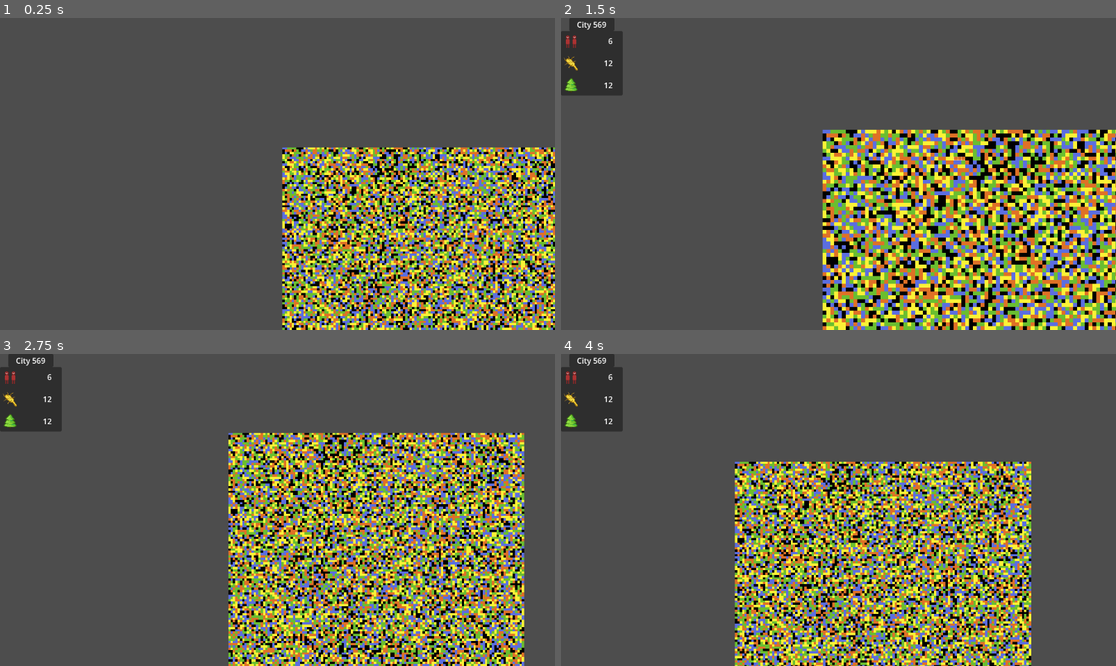
Above: before the commit, frames 1-4 (two rows, left to right).
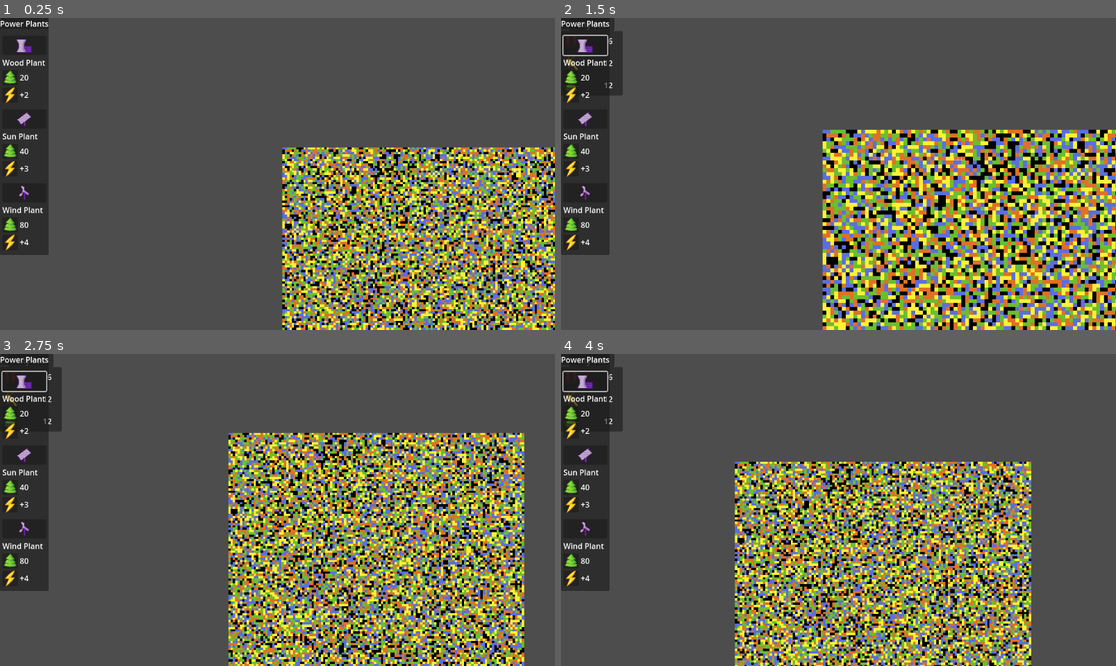
Above: after the commit, the same moments.

Repository: ThreeCoffees/cassini-hackathon
Game: Godot game, scene res://test_scenes/domi/tilemap_gen_test.tscn
The game is run twice, just before and just after one commit, with the same random seed, the same clock (stepped at 60 frames per second) and the same inputs.
Inputs (mouse positions are in pixels of both pictures, inside the frame that each line leads up to):
- Up to frame 1 (0.25 s): no input
- Up to frame 2 (1.5 s): click (583, 46) at 0.52 s; tap Enter at 1.25 s; move the mouse to (960, 158) at 1.27 s; hold D (right) from 1.28 s (still down); hold Mouse wheel up (zoom_in) from 1.28 s (still down); click (960, 158) at 1.42 s
- Up to frame 3 (2.75 s): move the mouse to (166, 525) at 2.02 s; release D (right) at 2.03 s; release Mouse wheel up (zoom_in) at 2.03 s; hold S (down) from 2.03 s (still down); tap Mouse wheel down (zoom_out) at 2.1 s
- Up to frame 4 (4 s): move the mouse to (894, 441) at 2.77 s; release S (down) at 2.78 s; hold D (right) 2.78-3.53 s; hold Mouse wheel up (zoom_in) 2.78-3.53 s; move the mouse to (810, 572) at 3.52 s; hold W (up) from 3.53 s (still down); tap Mouse wheel down (zoom_out) at 3.6 s; click (810, 572) at 3.67 s

The runs differ from the first frame. In frame 1, 6.5% of the frame differs, in the area x 0-9%, y 0-76%; in frame 2, 5.1%; in frame 3, 5.1%; in frame 4, 5.1%.

Commit message:
dodwanie z ui

Diff:
--- a/scripts/power_plants/power_plant.gd
+++ b/scripts/power_plants/power_plant.gd
@@ -11,7 +11,6 @@
 }
 
 func _init(position : Vector2i, type : PlantTypes):
-	#plant_position = to_global(position)
 	plant_position = position
 	global_position = plant_position
 	print(plant_position)
@@ -19,8 +18,10 @@
 	match plant_type:
 		PlantTypes.WOOD:
 			energy_production_multiplier = 2
+			texture = load("res://assets/icons/power_plant.png")
 		PlantTypes.SUN:
 			energy_production_multiplier = 3
+			texture = load("res://assets/icons/sun_plant.png")
 		PlantTypes.WIND:
 			energy_production_multiplier = 4
-	texture = load("res://assets/icons/power_plant.png")
+			texture = load("res://assets/icons/wind_plant.png")
--- a/scripts/power_plants/power_plant_placer.gd
+++ b/scripts/power_plants/power_plant_placer.gd
@@ -1,5 +1,13 @@
 class_name PowerPlantPlacer extends Node
 
+var plant_type : int = -1
+
+
+func OnPlantPicked(type : int):
+	plant_type = type
+
 func OnPositionPicked(position : Vector2i):
-	var new_plant = PowerPlant.new(position, 0 as PowerPlant.PlantTypes)
-	add_child(new_plant)
+	if (plant_type != -1):
+		var new_plant = PowerPlant.new(position, plant_type as PowerPlant.PlantTypes)
+		add_child(new_plant)
+		plant_type = -1
--- a/scripts/power_plants/power_plant_signal_controller.gd
+++ b/scripts/power_plants/power_plant_signal_controller.gd
@@ -3,5 +3,10 @@
 func _ready():
 	var terrain_tilemap = get_node("/root/TilemapGenTest/Tilemap/TerrainTilemapLayer")
 	var plant_placer = get_node("/root/TilemapGenTest/PowerPlants/PowerPlantPlacer")
-
+	var button1 = get_node("/root/TilemapGenTest/GUI/PowerPlantUi/PowerPlantAdder/PanelContainer/VBoxContainer/MarginContainer/VBoxContainer/MarginContainer/VBoxContainer/Button")
+	var button2 = get_node("/root/TilemapGenTest/GUI/PowerPlantUi/PowerPlantAdder/PanelContainer/VBoxContainer/MarginContainer/VBoxContainer/MarginContainer2/VBoxContainer/Button")
+	var button3 = get_node("/root/TilemapGenTest/GUI/PowerPlantUi/PowerPlantAdder/PanelContainer/VBoxContainer/MarginContainer/VBoxContainer/MarginContainer3/VBoxContainer/Button")
 	terrain_tilemap.plant_position_picked.connect(plant_placer.OnPositionPicked)
+	button1.plant_chosen.connect(plant_placer.OnPlantPicked)
+	button2.plant_chosen.connect(plant_placer.OnPlantPicked)
+	button3.plant_chosen.connect(plant_placer.OnPlantPicked)
--- /dev/null
+++ b/scripts/ui/plant_adder.gd
@@ -0,0 +1,12 @@
+class_name PowerPlantAdder extends BaseButton
+
+@export var type : int
+
+signal plant_chosen(type : int)
+
+func _ready():
+	pressed.connect(on_press)
+
+
+func on_press():
+	plant_chosen.emit(type)
--- /dev/null
+++ b/test_scenes/domi/power_plant_ui.tscn
@@ -0,0 +1,198 @@
+[gd_scene load_steps=7 format=3 uid="uid://dxpgv4ohmfogx"]
+
+[ext_resource type="Texture2D" uid="uid://dttp0nhfw60md" path="res://assets/icons/power_plant.png" id="1_un1on"]
+[ext_resource type="Texture2D" uid="uid://b32e3x6esqrwi" path="res://assets/icons/tree.png" id="2_j14n6"]
+[ext_resource type="Script" uid="uid://dgo3ajjwuhd4n" path="res://scripts/ui/plant_adder.gd" id="2_xbog7"]
+[ext_resource type="Texture2D" uid="uid://rjcikbm6818l" path="res://assets/icons/power.png" id="3_xbog7"]
+[ext_resource type="Texture2D" uid="uid://dlm2c7enxfm08" path="res://assets/icons/sun_plant.png" id="4_j14n6"]
+[ext_resource type="Texture2D" uid="uid://d1mht5bwg8527" path="res://assets/icons/wind_plant.png" id="4_v52ok"]
+
+[node name="PowerPlantUi" type="Node2D"]
+
+[node name="PowerPlantAdder" type="Control" parent="."]
+layout_mode = 3
+anchors_preset = 0
+offset_right = 40.0
+offset_bottom = 40.0
+
+[node name="PanelContainer" type="PanelContainer" parent="PowerPlantAdder"]
+layout_mode = 0
+offset_right = 40.0
+offset_bottom = 40.0
+
+[node name="VBoxContainer" type="VBoxContainer" parent="PowerPlantAdder/PanelContainer"]
+layout_mode = 2
+
+[node name="PanelContainer" type="PanelContainer" parent="PowerPlantAdder/PanelContainer/VBoxContainer"]
+layout_mode = 2
+
+[node name="Label" type="Label" parent="PowerPlantAdder/PanelContainer/VBoxContainer/PanelContainer"]
+layout_mode = 2
+text = "Power Plants"
+
+[node name="MarginContainer" type="MarginContainer" parent="PowerPlantAdder/PanelContainer/VBoxContainer"]
+layout_mode = 2
+theme_override_constants/margin_left = 5
+theme_override_constants/margin_top = 5
+theme_override_constants/margin_right = 5
+theme_override_constants/margin_bottom = 5
+
+[node name="VBoxContainer" type="VBoxContainer" parent="PowerPlantAdder/PanelContainer/VBoxContainer/MarginContainer"]
+layout_mode = 2
+
+[node name="MarginContainer" type="MarginContainer" parent="PowerPlantAdder/PanelContainer/VBoxContainer/MarginContainer/VBoxContainer"]
+layout_mode = 2
+theme_override_constants/margin_top = 5
+theme_override_constants/margin_bottom = 5
+
+[node name="VBoxContainer" type="VBoxContainer" parent="PowerPlantAdder/PanelContainer/VBoxContainer/MarginContainer/VBoxContainer/MarginContainer"]
+layout_mode = 2
+
+[node name="Button" type="Button" parent="PowerPlantAdder/PanelContainer/VBoxContainer/MarginContainer/VBoxContainer/MarginContainer/VBoxContainer"]
+layout_mode = 2
+icon = ExtResource("1_un1on")
+icon_alignment = 1
+script = ExtResource("2_xbog7")
+
+[node name="Label" type="Label" parent="PowerPlantAdder/PanelContainer/VBoxContainer/MarginContainer/VBoxContainer/MarginContainer/VBoxContainer"]
+layout_mode = 2
+text = "Wood Plant"
+
+[node name="Wood Plant Cost" type="VBoxContainer" parent="PowerPlantAdder/PanelContainer/VBoxContainer/MarginContainer/VBoxContainer/MarginContainer/VBoxContainer"]
+layout_mode = 2
+
+[node name="HBoxContainer" type="HBoxContainer" parent="PowerPlantAdder/PanelContainer/VBoxContainer/MarginContainer/VBoxContainer/MarginContainer/VBoxContainer/Wood Plant Cost"]
+layout_mode = 2
+
+[node name="PanelContainer" type="PanelContainer" parent="PowerPlantAdder/PanelContainer/VBoxContainer/MarginContainer/VBoxContainer/MarginContainer/VBoxContainer/Wood Plant Cost/HBoxContainer"]
+layout_mode = 2
+
+[node name="TextureRect" type="TextureRect" parent="PowerPlantAdder/PanelContainer/VBoxContainer/MarginContainer/VBoxContainer/MarginContainer/VBoxContainer/Wood Plant Cost/HBoxContainer/PanelContainer"]
+layout_mode = 2
+texture = ExtResource("2_j14n6")
+
+[node name="Label" type="Label" parent="PowerPlantAdder/PanelContainer/VBoxContainer/MarginContainer/VBoxContainer/MarginContainer/VBoxContainer/Wood Plant Cost/HBoxContainer"]
+layout_mode = 2
+text = "20"
+horizontal_alignment = 2
+
+[node name="HBoxContainer2" type="HBoxContainer" parent="PowerPlantAdder/PanelContainer/VBoxContainer/MarginContainer/VBoxContainer/MarginContainer/VBoxContainer/Wood Plant Cost"]
+layout_mode = 2
+
+[node name="PanelContainer" type="PanelContainer" parent="PowerPlantAdder/PanelContainer/VBoxContainer/MarginContainer/VBoxContainer/MarginContainer/VBoxContainer/Wood Plant Cost/HBoxContainer2"]
+layout_mode = 2
+
+[node name="TextureRect" type="TextureRect" parent="PowerPlantAdder/PanelContainer/VBoxContainer/MarginContainer/VBoxContainer/MarginContainer/VBoxContainer/Wood Plant Cost/HBoxContainer2/PanelContainer"]
+layout_mode = 2
+texture = ExtResource("3_xbog7")
+
+[node name="Label" type="Label" parent="PowerPlantAdder/PanelContainer/VBoxContainer/MarginContainer/VBoxContainer/MarginContainer/VBoxContainer/Wood Plant Cost/HBoxContainer2"]
+layout_mode = 2
+text = "+2"
+horizontal_alignment = 2
+
+[node name="MarginContainer2" type="MarginContainer" parent="PowerPlantAdder/PanelContainer/VBoxContainer/MarginContainer/VBoxContainer"]
+layout_mode = 2
+theme_override_constants/margin_top = 5
+theme_override_constants/margin_bottom = 5
+
+[node name="VBoxContainer" type="VBoxContainer" parent="PowerPlantAdder/PanelContainer/VBoxContainer/MarginContainer/VBoxContainer/MarginContainer2"]
+layout_mode = 2
+
+[node name="Button" type="Button" parent="PowerPlantAdder/PanelContainer/VBoxContainer/MarginContainer/VBoxContainer/MarginContainer2/VBoxContainer"]
+layout_mode = 2
+icon = ExtResource("4_j14n6")
+icon_alignment = 1
+script = ExtResource("2_xbog7")
+type = 1
+metadata/type = 1
+
+[node name="Label2" type="Label" parent="PowerPlantAdder/PanelContainer/VBoxContainer/MarginContainer/VBoxContainer/MarginContainer2/VBoxContainer"]
+layout_mode = 2
+text = "Sun Plant"
+
+[node name="SunPlantCost" type="VBoxContainer" parent="PowerPlantAdder/PanelContainer/VBoxContainer/MarginContainer/VBoxContainer/MarginContainer2/VBoxContainer"]
+layout_mode = 2
+
+[node name="HBoxContainer2" type="HBoxContainer" parent="PowerPlantAdder/PanelContainer/VBoxContainer/MarginContainer/VBoxContainer/MarginContainer2/VBoxContainer/SunPlantCost"]
+layout_mode = 2
+
+[node name="PanelContainer" type="PanelContainer" parent="PowerPlantAdder/PanelContainer/VBoxContainer/MarginContainer/VBoxContainer/MarginContainer2/VBoxContainer/SunPlantCost/HBoxContainer2"]
+layout_mode = 2
+
+[node name="TextureRect" type="TextureRect" parent="PowerPlantAdder/PanelContainer/VBoxContainer/MarginContainer/VBoxContainer/MarginContainer2/VBoxContainer/SunPlantCost/HBoxContainer2/PanelContainer"]
+layout_mode = 2
+texture = ExtResource("2_j14n6")
+
+[node name="Label" type="Label" parent="PowerPlantAdder/PanelContainer/VBoxContainer/MarginContainer/VBoxContainer/MarginContainer2/VBoxContainer/SunPlantCost/HBoxContainer2"]
+layout_mode = 2
+text = "40"
+horizontal_alignment = 2
+
+[node name="HBoxContainer3" type="HBoxContainer" parent="PowerPlantAdder/PanelContainer/VBoxContainer/MarginContainer/VBoxContainer/MarginContainer2/VBoxContainer/SunPlantCost"]
+layout_mode = 2
+
+[node name="PanelContainer" type="PanelContainer" parent="PowerPlantAdder/PanelContainer/VBoxContainer/MarginContainer/VBoxContainer/MarginContainer2/VBoxContainer/SunPlantCost/HBoxContainer3"]
+layout_mode = 2
+
+[node name="TextureRect" type="TextureRect" parent="PowerPlantAdder/PanelContainer/VBoxContainer/MarginContainer/VBoxContainer/MarginContainer2/VBoxContainer/SunPlantCost/HBoxContainer3/PanelContainer"]
+layout_mode = 2
+texture = ExtResource("3_xbog7")
+
+[node name="Label" type="Label" parent="PowerPlantAdder/PanelContainer/VBoxContainer/MarginContainer/VBoxContainer/MarginContainer2/VBoxContainer/SunPlantCost/HBoxContainer3"]
+layout_mode = 2
+text = "+3"
+horizontal_alignment = 2
+
+[node name="MarginContainer3" type="MarginContainer" parent="PowerPlantAdder/PanelContainer/VBoxContainer/MarginContainer/VBoxContainer"]
+layout_mode = 2
+theme_override_constants/margin_top = 5
+theme_override_constants/margin_bottom = 5
+
+[node name="VBoxContainer" type="VBoxContainer" parent="PowerPlantAdder/PanelContainer/VBoxContainer/MarginContainer/VBoxContainer/MarginContainer3"]
+layout_mode = 2
+
+[node name="Button" type="Button" parent="PowerPlantAdder/PanelContainer/VBoxContainer/MarginContainer/VBoxContainer/MarginContainer3/VBoxContainer"]
+layout_mode = 2
+icon = ExtResource("4_v52ok")
+icon_alignment = 1
+script = ExtResource("2_xbog7")
+type = 2
+metadata/type = 2
+
+[node name="Label3" type="Label" parent="PowerPlantAdder/PanelContainer/VBoxContainer/MarginContainer/VBoxContainer/MarginContainer3/VBoxContainer"]
+layout_mode = 2
+text = "Wind Plant"
+
+[node name="WindPlantCost" type="VBoxContainer" parent="PowerPlantAdder/PanelContainer/VBoxContainer/MarginContainer/VBoxContainer/MarginContainer3/VBoxContainer"]
+layout_mode = 2
+
+[node name="HBoxContainer2" type="HBoxContainer" parent="PowerPlantAdder/PanelContainer/VBoxContainer/MarginContainer/VBoxContainer/MarginContainer3/VBoxContainer/WindPlantCost"]
+layout_mode = 2
+
+[node name="PanelContainer" type="PanelContainer" parent="PowerPlantAdder/PanelContainer/VBoxContainer/MarginContainer/VBoxContainer/MarginContainer3/VBoxContainer/WindPlantCost/HBoxContainer2"]
+layout_mode = 2
+
+[node name="TextureRect" type="TextureRect" parent="PowerPlantAdder/PanelContainer/VBoxContainer/MarginContainer/VBoxContainer/MarginContainer3/VBoxContainer/WindPlantCost/HBoxContainer2/PanelContainer"]
+layout_mode = 2
+texture = ExtResource("2_j14n6")
+
+[node name="Label" type="Label" parent="PowerPlantAdder/PanelContainer/VBoxContainer/MarginContainer/VBoxContainer/MarginContainer3/VBoxContainer/WindPlantCost/HBoxContainer2"]
+layout_mode = 2
+text = "80"
+horizontal_alignment = 2
+
+[node name="HBoxContainer3" type="HBoxContainer" parent="PowerPlantAdder/PanelContainer/VBoxContainer/MarginContainer/VBoxContainer/MarginContainer3/VBoxContainer/WindPlantCost"]
+layout_mode = 2
+
+[node name="PanelContainer" type="PanelContainer" parent="PowerPlantAdder/PanelContainer/VBoxContainer/MarginContainer/VBoxContainer/MarginContainer3/VBoxContainer/WindPlantCost/HBoxContainer3"]
+layout_mode = 2
+
+[node name="TextureRect" type="TextureRect" parent="PowerPlantAdder/PanelContainer/VBoxContainer/MarginContainer/VBoxContainer/MarginContainer3/VBoxContainer/WindPlantCost/HBoxContainer3/PanelContainer"]
+layout_mode = 2
+texture = ExtResource("3_xbog7")
+
+[node name="Label" type="Label" parent="PowerPlantAdder/PanelContainer/VBoxContainer/MarginContainer/VBoxContainer/MarginContainer3/VBoxContainer/WindPlantCost/HBoxContainer3"]
+layout_mode = 2
+text = "+4"
+horizontal_alignment = 2
--- a/test_scenes/domi/tilemap_gen_test.tscn
+++ b/test_scenes/domi/tilemap_gen_test.tscn
@@ -6,6 +6,7 @@
 [ext_resource type="Script" uid="uid://bdl5rqghktdon" path="res://scripts/tilemaps/terrain_generator.gd" id="4_bxxfh"]
 [ext_resource type="PackedScene" uid="uid://drttlxlck2el7" path="res://scenes/camera/ZoomingCamera2D.tscn" id="5_ar8tl"]
 [ext_resource type="PackedScene" uid="uid://8qhk40k3dt5s" path="res://scenes/ui/city_inspector.tscn" id="6_yfuy2"]
+[ext_resource type="PackedScene" uid="uid://dxpgv4ohmfogx" path="res://test_scenes/domi/power_plant_ui.tscn" id="7_bxxfh"]
 [ext_resource type="Script" uid="uid://coe73blebgo2" path="res://scripts/power_plants/power_plant_placer.gd" id="7_l7ifh"]
 [ext_resource type="Script" uid="uid://df2bdyuux227f" path="res://scripts/power_plants/power_plant_signal_controller.gd" id="8_bxxfh"]
 
@@ -30,6 +31,8 @@
 
 [node name="CityInspector" parent="GUI" instance=ExtResource("6_yfuy2")]
 
+[node name="PowerPlantUi" parent="GUI" instance=ExtResource("7_bxxfh")]
+
 [node name="PowerPlants" type="Node" parent="."]
 
 [node name="PowerPlantPlacer" type="Node" parent="PowerPlants"]
Binary file added: assets/icons/power.png
Not shown, added: assets/icons/power.png.import
Binary file added: assets/icons/sun_plant.png
Not shown, added: assets/icons/sun_plant.png.import
Binary file added: assets/icons/wind_plant.png
Not shown, added: assets/icons/wind_plant.png.import
Not shown, added: scripts/ui/plant_adder.gd.uid
Not shown: 1 places in test_scenes/domi/tilemap_gen_test.tscn that only renumber resources
